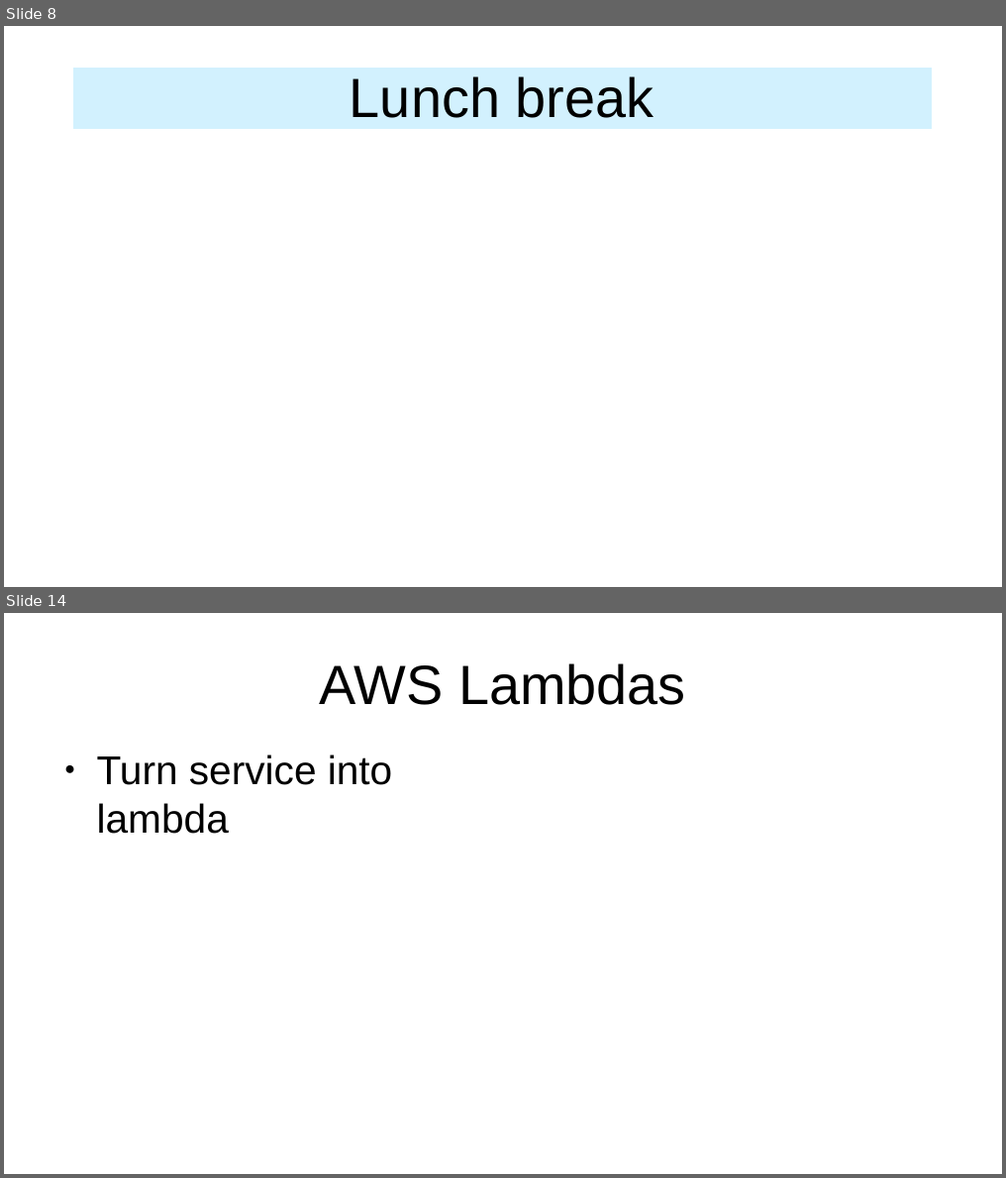
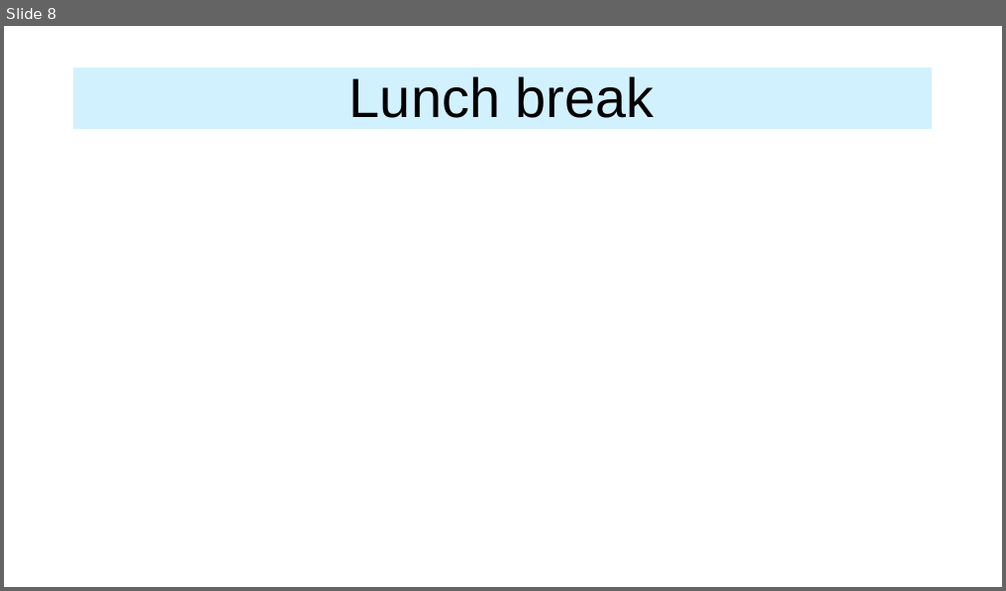
Before and after one commit to axis-go-course/spiderman, a slide deck: presentation.odp. Shown one above the other, each under a label of ours: slides 8 and 14 before the commit, slide 8 after it; the slides between them are not shown. The pictures are 1006x1178 and 1006x591 pixels, drawn with LibreOffice and Linux fonts; fonts in the diff are those of the drawing. Boxes give left, top, right and bottom in pixels: in the first picture for what was removed or moved away, otherwise in the second. Text is boxed around its words. In the diff, an @@ line names an element or a change of style, - is before the commit and + after.

```diff
--- a/presentation.odp
+++ b/presentation.odp
@@ slide 14 removed at <box>4,613,1002,1174</box>, background #FFFFFF @@
@@ title removed at <box>319,663,686,705</box> @@
-AWS Lambdas
@@ text removed at <box>97,755,392,834</box> @@
-● Turn service into lambda
```
Also in this commit, not shown: 1 slide changed, 2 slides added, 4 other slides removed, 4 other files.
